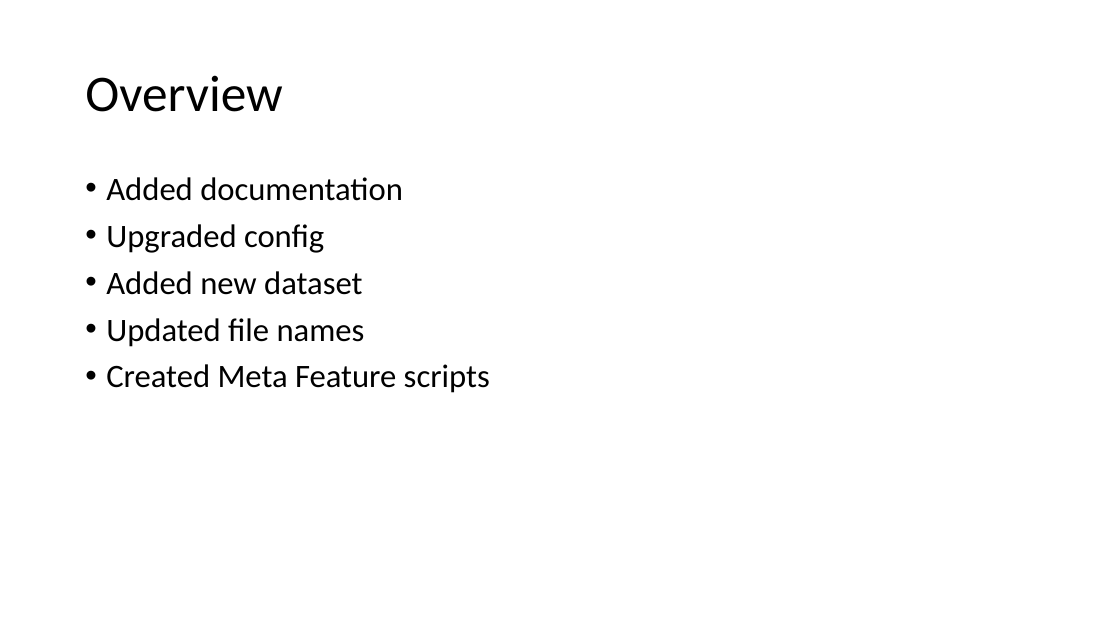
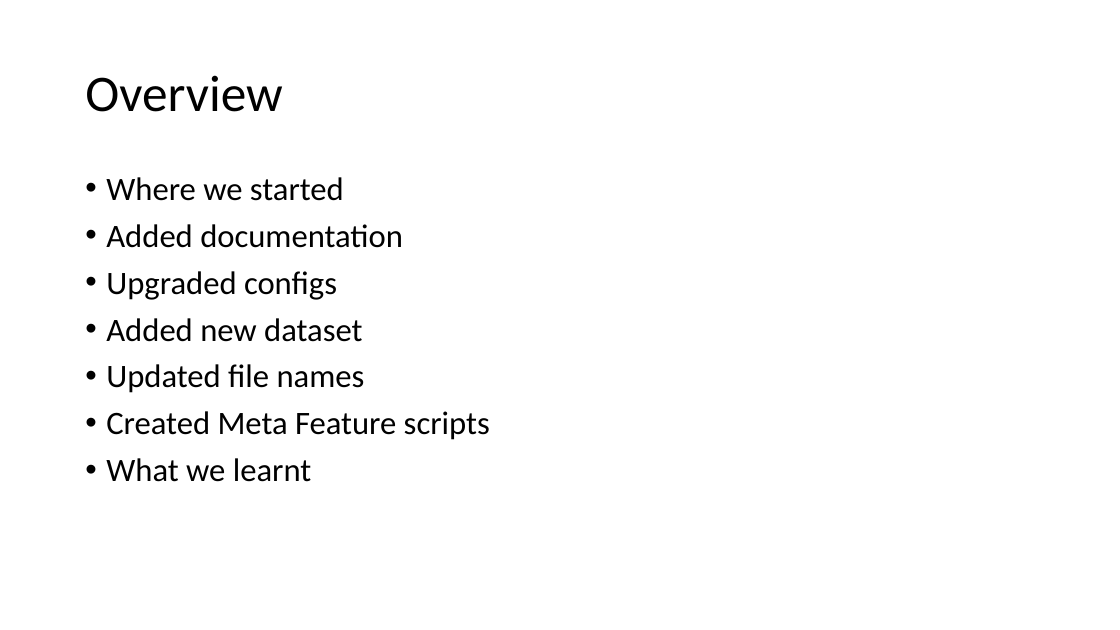
Before and after one commit to 3mma-mack/riboviz-presentation, a slide deck: slide 2 of Rundown-of-our-3-months.pptx. Drawn at 1120x630 pixels with LibreOffice and Linux fonts; fonts in the diff are those of the drawing. Boxes give left, top, right and bottom in pixels: in the first picture for what was removed or moved away, otherwise in the second. Text is boxed around its words. In the diff, an @@ line names an element or a change of style, - is before the commit and + after.

Commit message:
add slides

```diff
--- a/Rundown-of-our-3-months.pptx
+++ b/Rundown-of-our-3-months.pptx
@@ text at (106, 177, 344, 201): paragraph added @@
+• Where we started
@@ text at (106, 271, 337, 300): text changed @@
-• Upgraded config
+• Upgraded configs
@@ text at (106, 458, 311, 482): paragraph added @@
+• What we learnt
```
Also in this commit, not shown: 1 other slide changed, 3 slides added.
